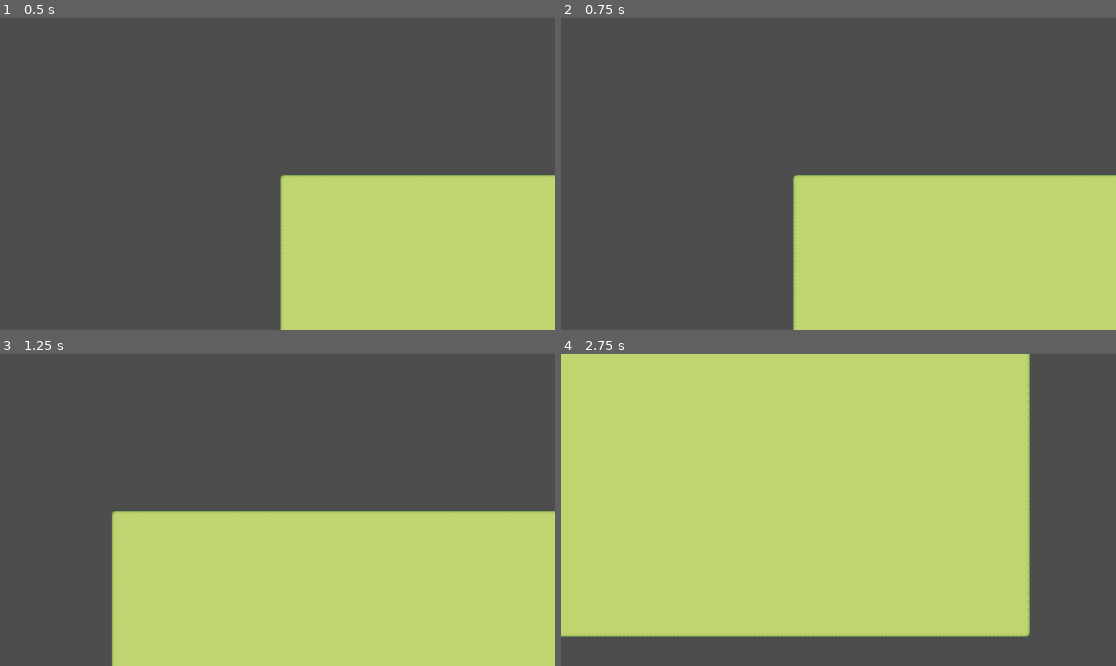
Above: before the commit, frames 1-4 (two rows, left to right).
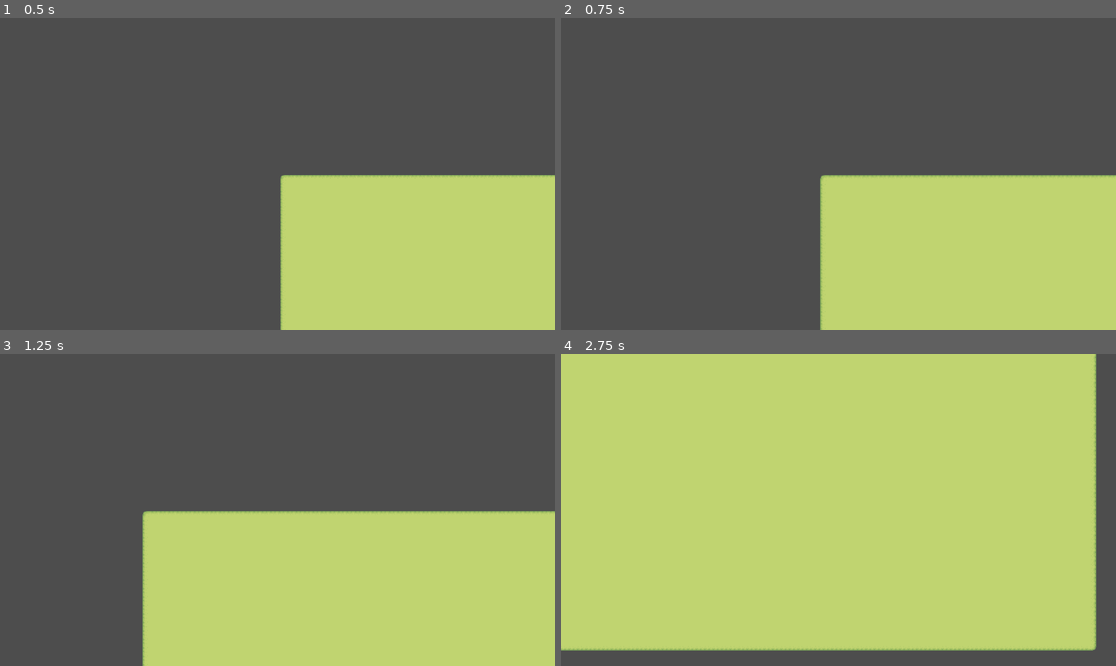
Above: after the commit, the same moments.

Repository: Cibelette/idydlle
Game: Godot game, scene res://Scenes/game.tscn
Two runs of this game, one before a commit and one after it. Both use one fixed random seed, a clock stepped at 60 frames per second and the inputs below. The project has no main scene, so this scene is started directly.
Inputs (mouse positions are in pixels of both pictures, inside the frame that each line leads up to):
- Up to frame 1 (0.5 s): no input
- Up to frame 2 (0.75 s): tap Enter at 0.5 s; move the mouse to (960, 158) at 0.52 s; hold Right (ui_right) from 0.53 s (still down); tap Mouse wheel up (zoom_in) at 0.6 s
- Up to frame 3 (1.25 s): keep holding Right (ui_right)
- Up to frame 4 (2.75 s): move the mouse to (727, 525) at 1.27 s; release Right (ui_right) at 1.28 s; hold Down (ui_down) 1.28-2.03 s; tap Mouse wheel down (zoom_out) at 1.35 s; move the mouse to (894, 441) at 2.02 s; hold Right (ui_right) from 2.03 s (still down); tap Mouse wheel up (zoom_in) at 2.1 s

Frame 1 is identical in both runs. In frame 2, 2.6% of the frame differs, in the area x 41-98%, y 50-100%; in frame 3, 2.9%; in frame 4, 16%, in the area x 0-97%, y 0-96%.
Error before the commit: Invalid access to property or key 'zoom' on a base object of type 'null instance'. (res://Scripts/RTScamera.gd:17)

Commit message:
added RTScamera

Diff:
--- /dev/null
+++ b/Scenes/UI.tscn
@@ -0,0 +1,12 @@
+[gd_scene format=3 uid="uid://pwqshwpwjb57"]
+
+[node name="Control" type="Control" unique_id=1290331133]
+layout_mode = 3
+anchors_preset = 0
+offset_right = 40.0
+offset_bottom = 40.0
+
+[node name="TextureRect" type="TextureRect" parent="." unique_id=1927818070]
+layout_mode = 0
+offset_right = 40.0
+offset_bottom = 40.0
--- a/Scenes/game.tscn
+++ b/Scenes/game.tscn
@@ -2,6 +2,7 @@
 
 [ext_resource type="Texture2D" uid="uid://df4rpok0h54iw" path="res://Assets/Tilesets/Grass.png" id="1_ebmjs"]
 [ext_resource type="PackedScene" uid="uid://b5y1p60sjngof" path="res://Scenes/rts_camera.tscn" id="2_qxrlw"]
+[ext_resource type="PackedScene" uid="uid://pwqshwpwjb57" path="res://Scenes/UI.tscn" id="3_wrm1d"]
 
 [sub_resource type="TileSetAtlasSource" id="TileSetAtlasSource_qxrlw"]
 texture = ExtResource("1_ebmjs")
@@ -88,3 +89,5 @@
 tile_set = SubResource("TileSet_wrm1d")
 
 [node name="RTSCamera" parent="." unique_id=429112930 instance=ExtResource("2_qxrlw")]
+
+[node name="Control" parent="." unique_id=1290331133 instance=ExtResource("3_wrm1d")]
--- a/Scenes/rts_camera.tscn
+++ b/Scenes/rts_camera.tscn
@@ -1,8 +1,12 @@
 [gd_scene format=3 uid="uid://b5y1p60sjngof"]
 
-[ext_resource type="Script" uid="uid://cfehdfik4wvdr" path="res://Scripts/RTScamera.gd" id="1_y3i48"]
+[ext_resource type="Script" uid="uid://c1fx0jyievqxs" path="res://Scripts/rts_camera.gd" id="1_y3i48"]
+
+[sub_resource type="GDScript" id="GDScript_sa8aq"]
 
 [node name="RTSCamera" type="Node2D" unique_id=429112930]
+script = ExtResource("1_y3i48")
 
 [node name="Camera2D" type="Camera2D" parent="." unique_id=1091824916]
-script = ExtResource("1_y3i48")
+position_smoothing_enabled = true
+script = SubResource("GDScript_sa8aq")
--- a/Scripts/RTScamera.gd
+++ b/Scripts/rts_camera.gd
@@ -2,12 +2,12 @@
 
 @export var speed: float = 500.0  # Pixels per second
 @export var zoom_speed: float = 0.1
-@onready var camera_2d: Camera2D = $"."
+
 
 func _process(delta: float):
 	# 1. Get input direction using WASD (Standard UI actions)
 	# Note: Ensure "left", "right", "up", "down" are mapped in Input Map
-	var input_direction = Input.get_vector("ui_left", "ui_right", "ui_up", "ui_down")
+	var input_direction = Input.get_vector("move_left", "move_right", "move_up", "move_down")
 
 	# 2. Apply movement
 	position += input_direction * speed * delta
--- a/project.godot
+++ b/project.godot
@@ -26,6 +26,30 @@
 "events": [Object(InputEventMouseButton,"resource_local_to_scene":false,"resource_name":"","device":-1,"window_id":0,"a …(259 unchanged characters)…
 ]
 }
+move_right={
+"deadzone": 0.2,
+"events": [Object(InputEventKey,"resource_local_to_scene":false,"resource_name":"","device":-1,"window_id":0,"alt_pressed":false,"shift_pressed":false,"ctrl_pressed":false,"meta_pressed":false,"pressed":false,"keycode":0,"physical_keycode":68,"key_label":0,"unicode":100,"location":0,"echo":false,"script":null)
+, Object(InputEventKey,"resource_local_to_scene":false,"resource_name":"","device":-1,"window_id":0,"alt_pressed":false,"shift_pressed":false,"ctrl_pressed":false,"meta_pressed":false,"pressed":false,"keycode":0,"physical_keycode":4194321,"key_label":0,"unicode":0,"location":0,"echo":false,"script":null)
+]
+}
+move_left={
+"deadzone": 0.2,
+"events": [Object(InputEventKey,"resource_local_to_scene":false,"resource_name":"","device":-1,"window_id":0,"alt_pressed":false,"shift_pressed":false,"ctrl_pressed":false,"meta_pressed":false,"pressed":false,"keycode":0,"physical_keycode":65,"key_label":0,"unicode":113,"location":0,"echo":false,"script":null)
+, Object(InputEventKey,"resource_local_to_scene":false,"resource_name":"","device":-1,"window_id":0,"alt_pressed":false,"shift_pressed":false,"ctrl_pressed":false,"meta_pressed":false,"pressed":false,"keycode":0,"physical_keycode":4194319,"key_label":0,"unicode":0,"location":0,"echo":false,"script":null)
+]
+}
+move_up={
+"deadzone": 0.2,
+"events": [Object(InputEventKey,"resource_local_to_scene":false,"resource_name":"","device":-1,"window_id":0,"alt_pressed":false,"shift_pressed":false,"ctrl_pressed":false,"meta_pressed":false,"pressed":false,"keycode":0,"physical_keycode":87,"key_label":0,"unicode":122,"location":0,"echo":false,"script":null)
+, Object(InputEventKey,"resource_local_to_scene":false,"resource_name":"","device":-1,"window_id":0,"alt_pressed":false,"shift_pressed":false,"ctrl_pressed":false,"meta_pressed":false,"pressed":false,"keycode":0,"physical_keycode":4194320,"key_label":0,"unicode":0,"location":0,"echo":false,"script":null)
+]
+}
+move_down={
+"deadzone": 0.2,
+"events": [Object(InputEventKey,"resource_local_to_scene":false,"resource_name":"","device":-1,"window_id":0,"alt_pressed":false,"shift_pressed":false,"ctrl_pressed":false,"meta_pressed":false,"pressed":false,"keycode":0,"physical_keycode":83,"key_label":0,"unicode":115,"location":0,"echo":false,"script":null)
+, Object(InputEventKey,"resource_local_to_scene":false,"resource_name":"","device":-1,"window_id":0,"alt_pressed":false,"shift_pressed":false,"ctrl_pressed":false,"meta_pressed":false,"pressed":false,"keycode":0,"physical_keycode":4194322,"key_label":0,"unicode":0,"location":0,"echo":false,"script":null)
+]
+}
 
 [physics]
 
Binary file added: Assets/Sprout Lands - UI Pack - Basic pack/Sprite sheets/Dialouge UI/Emotes/Teemo Basic emote animations sprite sheet.png
Not shown, added: Assets/Sprout Lands - UI Pack - Basic pack/Sprite sheets/Dialouge UI/Emotes/Teemo Basic emote animations sprite sheet.png.import
Binary file added: Assets/Sprout Lands - UI Pack - Basic pack/Sprite sheets/Dialouge UI/Premade dialog box big.png
Not shown, added: Assets/Sprout Lands - UI Pack - Basic pack/Sprite sheets/Dialouge UI/Premade dialog box big.png.import
Binary file added: Assets/Sprout Lands - UI Pack - Basic pack/Sprite sheets/Dialouge UI/Premade dialog box medium.png
Not shown, added: Assets/Sprout Lands - UI Pack - Basic pack/Sprite sheets/Dialouge UI/Premade dialog box medium.png.import
Binary file added: Assets/Sprout Lands - UI Pack - Basic pack/Sprite sheets/Dialouge UI/Premade dialog box small.png
Not shown, added: Assets/Sprout Lands - UI Pack - Basic pack/Sprite sheets/Dialouge UI/Premade dialog box small.png.import
Binary file added: Assets/Sprout Lands - UI Pack - Basic pack/Sprite sheets/Dialouge UI/dialog box big.png
Not shown, added: Assets/Sprout Lands - UI Pack - Basic pack/Sprite sheets/Dialouge UI/dialog box big.png.import
Binary file added: Assets/Sprout Lands - UI Pack - Basic pack/Sprite sheets/Dialouge UI/dialog box character finished talking click to continue indicator - spritesheet .png
Not shown, added: Assets/Sprout Lands - UI Pack - Basic pack/Sprite sheets/Dialouge UI/dialog box character finished talking click to continue indicator - spritesheet .png.import
(and 83 more such lines)
